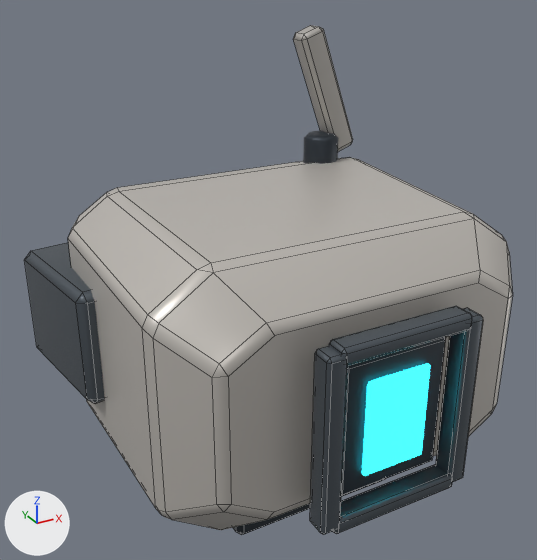
The Blender file Docs/Design/WISP_Base_v1/HD01/HD01.blend, before and after one commit.
Rendered twice from a 50 mm lens placed at (-0.1074, -0.1846, 0.108), pointed at (-0.0055, 0.0006, 0.0153). Arrows for +X, +Y and +Z are at lower left; the lights stay in place. The older version comes first. Mesh edges are drawn as thin lines on the coarser meshes.

The older version as bpy lines, for what is in view:
```python
ob_hd01_l_side_sensor_pod = bpy.data.objects.new('HD01_L_Side_Sensor_Pod', me_cube_007)
ob_hd01_l_side_sensor_pod.parent = ob_hd01_root
ob_hd01_l_side_sensor_pod.location = (-0.055, 0.029, 0.002)
ob_hd01_l_side_sensor_pod.rotation_euler = (0.0, 0.0, 0.14)  # degrees (0, 0, 8)
ob_hd01_main_faceted_helmet_shell = bpy.data.objects.new('HD01_Main_Faceted_Helmet_Shell', me_hd01_main_faceted_helmet_shell_formed_shell)
ob_hd01_main_faceted_helmet_shell.parent = ob_hd01_root
ob_hd01_main_faceted_helmet_shell.location = (0.0, 0.0, 0.0)
ob_sensor_bezel_side = bpy.data.objects.new('Sensor_Bezel_Side', me_cube_003)
ob_sensor_bezel_side.parent = ob_hd01_root
ob_sensor_bezel_side.location = (-0.021, -0.058, -0.003)
# also in view: 'Sensor_Bezel_Side.001' at (0.021, -0.058, -0.003); 'HD01_Single_Cyan_Optical_Slit' at (0.0, -0.058, -0.003); 'Sensor_Bezel_End.001' at (0.0, -0.058, 0.022); 'HD01_Continuous_Visor_Glass' at (0.0, -0.054, -0.003); 'Sensor_Bezel_End' at (0.0, -0.058, -0.028)
```
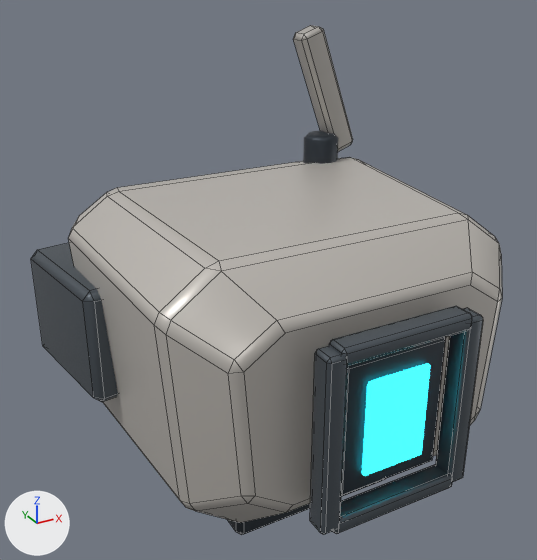
Changed parts and their boxes (x1, y1, x2, y2) in the pictures (537 x 560 px):
'HD01_Main_Faceted_Helmet_Shell', reshaped
    before: (68, 157, 513, 530)
    after: (68, 157, 502, 523)
'HD01_L_Side_Sensor_Pod', moved
    before: (24, 243, 105, 404)
    after: (31, 243, 118, 402)

The edits, one by one:
me_hd01_main_faceted_helmet_shell_formed_shell has 32 vertices, 26 faces and spans x -0.059..0.059, y -0.05..0.055, z -0.04..0.042.
me_hd01_main_faceted_helmet_shell_formed_shell is used by ob_hd01_main_faceted_helmet_shell; parent ob_hd01_root; location (0.0, 0.0, 0.0).
Part 1, on me_hd01_main_faceted_helmet_shell_formed_shell:
Vertex 0 of me_hd01_main_faceted_helmet_shell_formed_shell moves from (-0.0322, -0.05, -0.028) to (-0.0265, -0.05, -0.028).
Vertex 1 of me_hd01_main_faceted_helmet_shell_formed_shell moves from (0.0322, -0.05, -0.028) to (0.0265, -0.05, -0.028).
Vertex 2 of me_hd01_main_faceted_helmet_shell_formed_shell moves from (0.046, -0.05, -0.0196) to (0.0391, -0.05, -0.0196).
Vertex 3 of me_hd01_main_faceted_helmet_shell_formed_shell moves from (0.046, -0.05, 0.0196) to (0.042, -0.05, 0.0196).
Vertex 4 of me_hd01_main_faceted_helmet_shell_formed_shell moves from (0.0322, -0.05, 0.028) to (0.0294, -0.05, 0.028).
Vertex 5 of me_hd01_main_faceted_helmet_shell_formed_shell moves from (-0.0322, -0.05, 0.028) to (-0.0294, -0.05, 0.028).
Vertex 6 of me_hd01_main_faceted_helmet_shell_formed_shell moves from (-0.046, -0.05, 0.0196) to (-0.042, -0.05, 0.0196).
Vertex 7 of me_hd01_main_faceted_helmet_shell_formed_shell moves from (-0.046, -0.05, -0.0196) to (-0.0391, -0.05, -0.0196).
Vertex 8 of me_hd01_main_faceted_helmet_shell_formed_shell moves from (-0.0418, -0.035, -0.04) to (-0.0356, -0.035, -0.04).
Vertex 9 of me_hd01_main_faceted_helmet_shell_formed_shell moves from (0.0418, -0.035, -0.04) to (0.0356, -0.035, -0.04).
Vertex 10 of me_hd01_main_faceted_helmet_shell_formed_shell moves from (0.058, -0.035, -0.0288) to (0.051, -0.035, -0.0288).
Vertex 11 of me_hd01_main_faceted_helmet_shell_formed_shell moves from (0.058, -0.035, 0.0288) to (0.055, -0.035, 0.0288).
Vertex 12 of me_hd01_main_faceted_helmet_shell_formed_shell moves from (0.0418, -0.035, 0.04) to (0.0396, -0.035, 0.04).
Vertex 13 of me_hd01_main_faceted_helmet_shell_formed_shell moves from (-0.0418, -0.035, 0.04) to (-0.0396, -0.035, 0.04).
Vertex 14 of me_hd01_main_faceted_helmet_shell_formed_shell moves from (-0.058, -0.035, 0.0288) to (-0.055, -0.035, 0.0288).
Vertex 15 of me_hd01_main_faceted_helmet_shell_formed_shell moves from (-0.058, -0.035, -0.0288) to (-0.051, -0.035, -0.0288).
Vertex 16 of me_hd01_main_faceted_helmet_shell_formed_shell moves from (-0.0443, 0.028, -0.04) to (-0.0398, 0.028, -0.04).
Vertex 17 of me_hd01_main_faceted_helmet_shell_formed_shell moves from (0.0443, 0.028, -0.04) to (0.0398, 0.028, -0.04).
Vertex 18 of me_hd01_main_faceted_helmet_shell_formed_shell moves from (0.059, 0.028, -0.0298) to (0.0546, 0.028, -0.0298).
Vertex 23 of me_hd01_main_faceted_helmet_shell_formed_shell moves from (-0.059, 0.028, -0.0298) to (-0.0546, 0.028, -0.0298).
Object 'HD01_L_Side_Sensor_Pod' (ob_hd01_l_side_sensor_pod) moves from (-0.055, 0.029, 0.002) to (-0.053, 0.029, 0.002).
